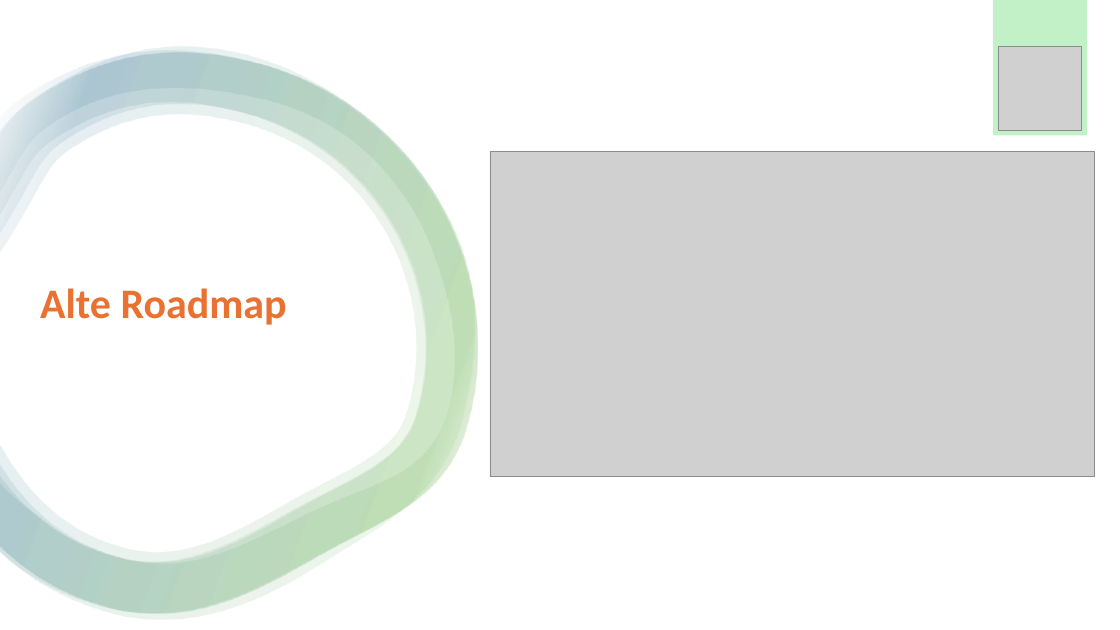
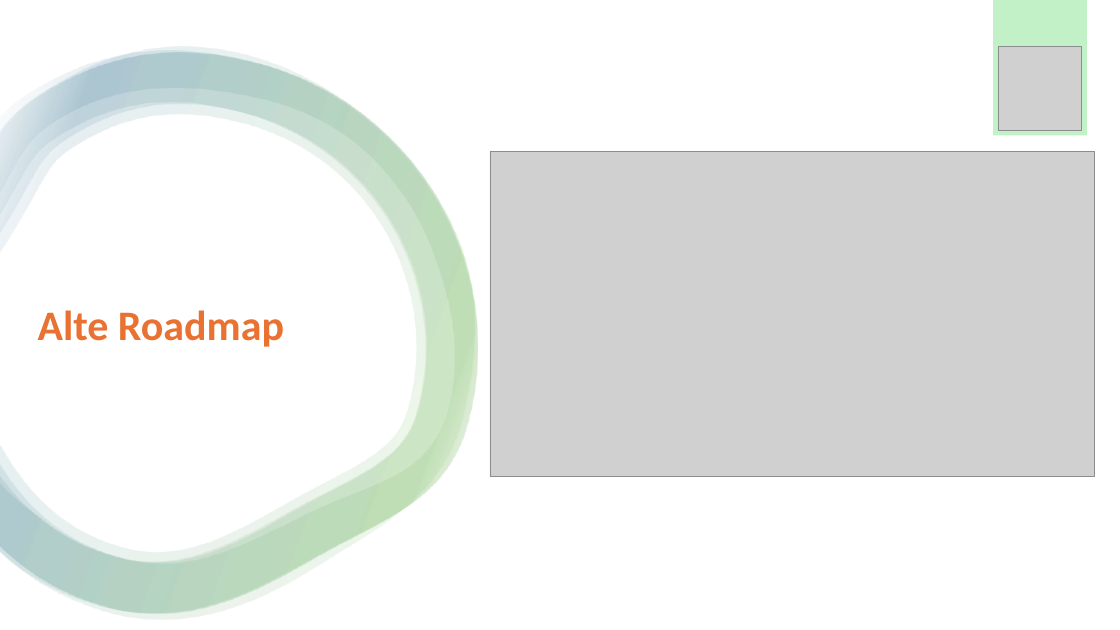
Before and after one commit to Emele-bzra/project-modul431, a slide deck: slide 16 of Material/präsentation_slarachare_games.pptx. Drawn at 1120x630 pixels with LibreOffice and Linux fonts; fonts in the diff are those of the drawing; grey boxes stand for pictures. Boxes give left, top, right and bottom in pixels: in the first picture for what was removed or moved away, otherwise in the second. Text is boxed around its words. In the diff, an @@ line names an element or a change of style, - is before the commit and + after.

```diff
--- a/Material/präsentation_slarachare_games.pptx
+++ b/Material/präsentation_slarachare_games.pptx
@@ text "Alte Roadmap" moved from (x1=40, y1=288, x2=287, y2=325) to (x1=38, y1=310, x2=284, y2=347) @@
```
Also in this commit, not shown: 7 other slides changed.
